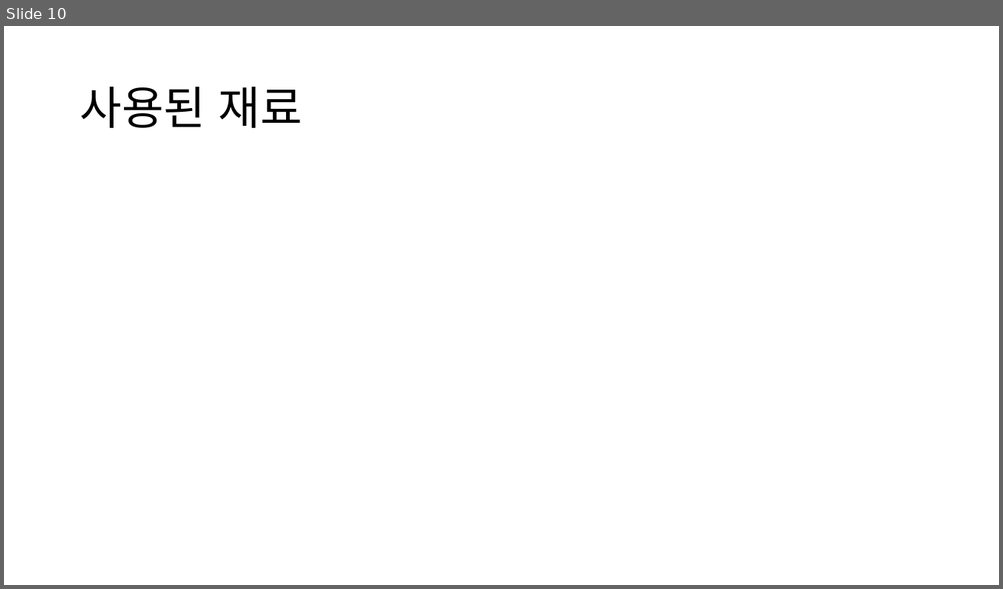
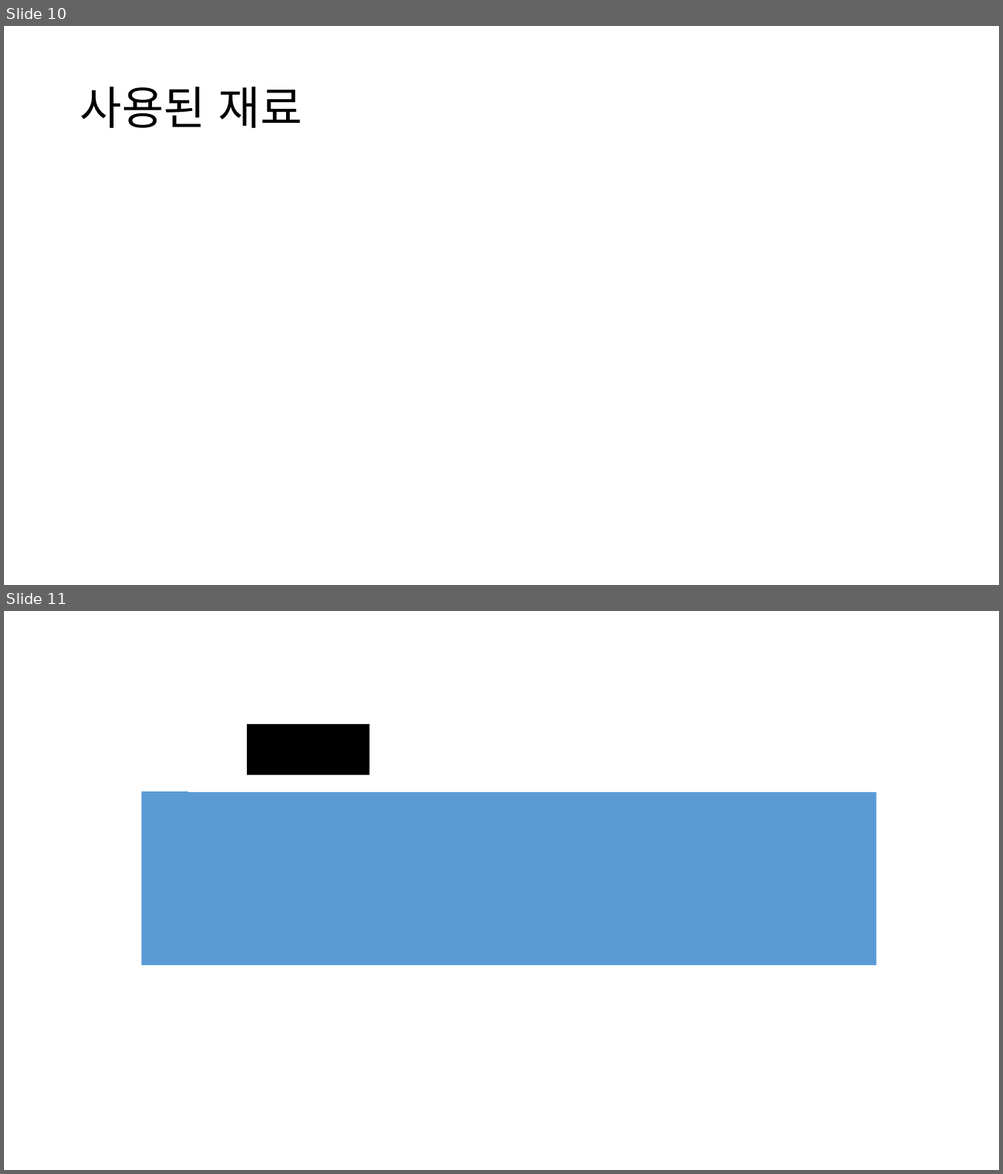
Before and after one commit to siejwkaodj/RC-Car-making, a slide deck: Rc카 만들기 프로젝트.pptx. Shown one above the other, each under a label of ours: slide 10 before the commit, slides 10 and 11 after it. The pictures are 1003x589 and 1003x1174 pixels, drawn with LibreOffice and Linux fonts; fonts in the diff are those of the drawing. Boxes give left, top, right and bottom in pixels: in the first picture for what was removed or moved away, otherwise in the second. Text is boxed around its words. In the diff, an @@ line names an element or a change of style, - is before the commit and + after.

```diff
--- a/Rc카 만들기 프로젝트.pptx
+++ b/Rc카 만들기 프로젝트.pptx
@@ slide 11 added at bbox=[4, 611, 999, 1170], background #FFFFFF @@
@@ rectangle added at bbox=[247, 724, 369, 775], fill #000000 @@
@@ rectangle added at bbox=[142, 792, 876, 965], fill #5B9BD5 @@
@@ line added from (142, 792) to (188, 792), #5B9BD5 0.5 pt @@
```
Also in this commit, not shown: 2 slides changed, 4 other files.
